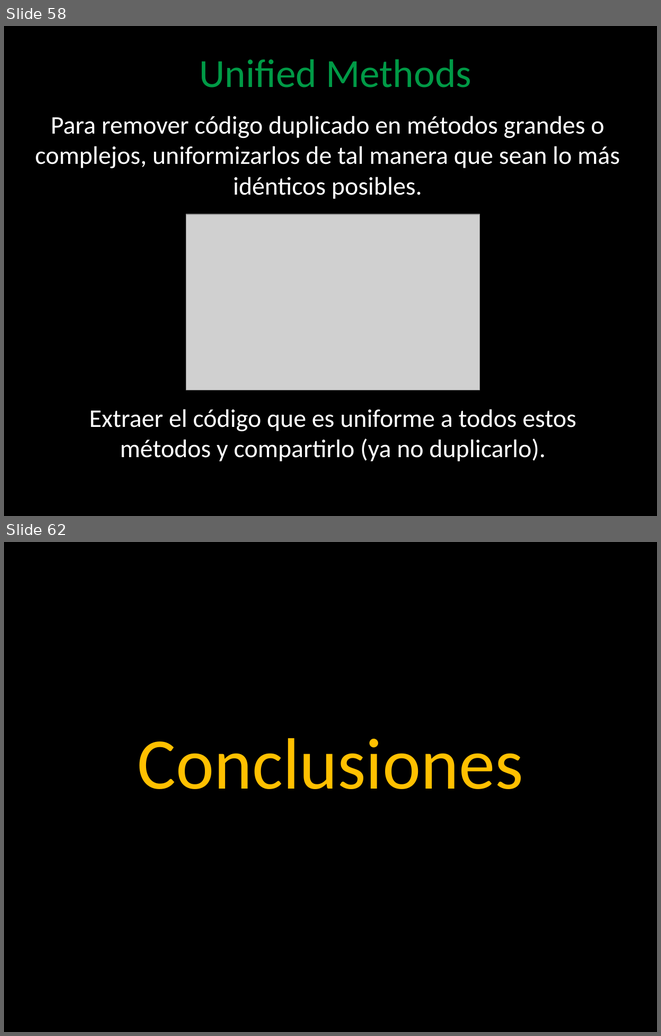
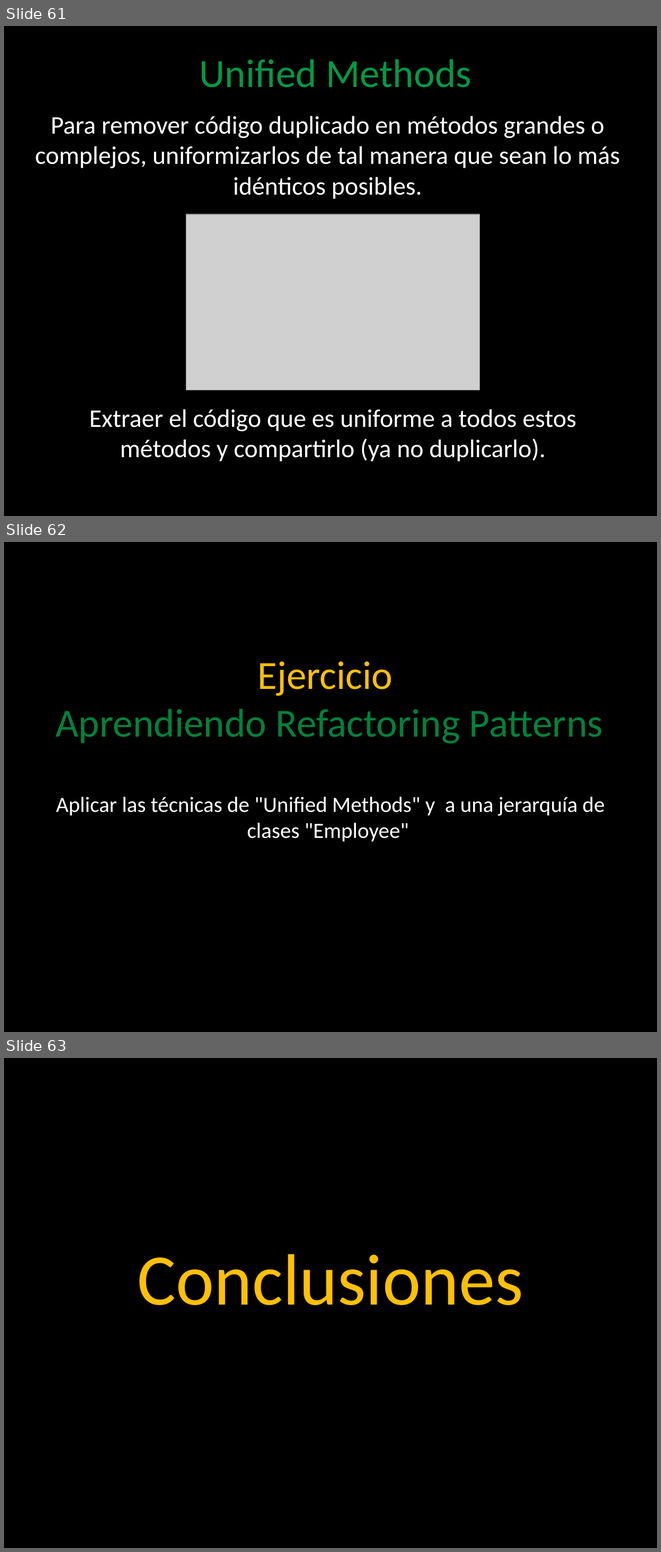
Before and after one commit to angelnunezsalazar/Code-Smells-and-Refactoring, a slide deck: Diapositivas/Code Smells and Refactoring.pptx. Shown one above the other, each under a label of ours: slides 58 and 62 before the commit, slides 61, 62 and 63 after it; the slides between them are not shown. The pictures are 661x1036 and 661x1552 pixels, drawn with LibreOffice and Linux fonts; fonts in the diff are those of the drawing; grey boxes stand for pictures; background and template pictures are left out. Boxes give left, top, right and bottom in pixels: in the first picture for what was removed or moved away, otherwise in the second. Text is boxed around its words. In the diff, an @@ line names an element or a change of style, - is before the commit and + after.

```diff
--- a/Diapositivas/Code Smells and Refactoring.pptx
+++ b/Diapositivas/Code Smells and Refactoring.pptx
@@ slide 62 added at <box>4,542,657,1032</box>, background picture (left out) @@
@@ title added at <box>55,661,603,743</box>, 44 pt, text #00823B @@
+Ejercicio
+Aprendiendo Refactoring Patterns
@@ text added at <box>56,796,604,841</box>, 24 pt, text #FFFFFF @@
+Aplicar las técnicas de "Unified Methods" y a una jerarquía de clases "Employee"
@@ what was slide 58 is now slide 61 @@
@@ what was slide 62 is now slide 63 @@
```
Also in this commit, not shown: 2 slides changed, 2 other files.
